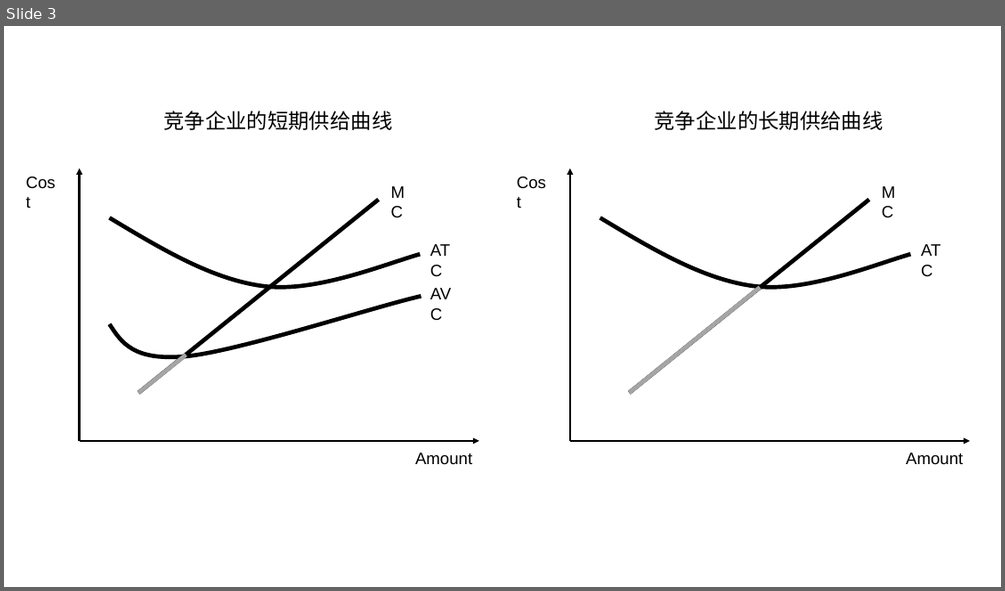
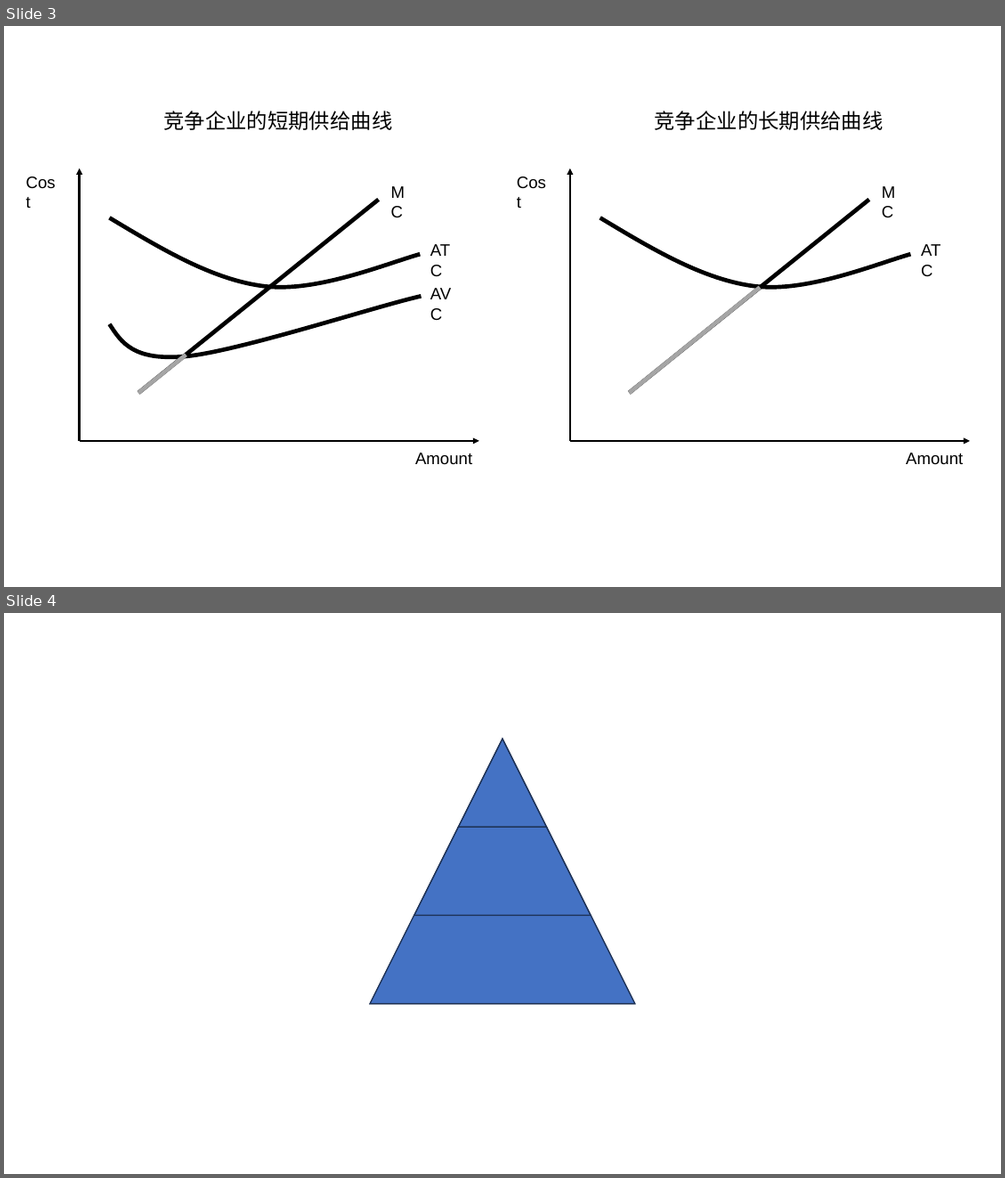
Before and after one commit to Yin-Freedom/mental-models, a slide deck: pictures/picture.pptx. Shown one above the other, each under a label of ours: slide 3 before the commit, slides 3 and 4 after it. The pictures are 1005x591 and 1005x1178 pixels, drawn with LibreOffice and Linux fonts; fonts in the diff are those of the drawing. Boxes give left, top, right and bottom in pixels: in the first picture for what was removed or moved away, otherwise in the second. Text is boxed around its words. In the diff, an @@ line names an element or a change of style, - is before the commit and + after.

```diff
--- a/pictures/picture.pptx
+++ b/pictures/picture.pptx
@@ slide 4 added at bbox=[4, 613, 1001, 1174], background #FFFFFF @@
@@ triangle added at bbox=[371, 738, 635, 1004], outline #1E3256 1 pt @@
@@ triangle added at bbox=[459, 738, 547, 827], fill #4472C4, outline #1E3256 1 pt @@
@@ trapezoid added at bbox=[414, 827, 591, 915], fill #4472C4, outline #1E3256 1 pt @@
@@ trapezoid added at bbox=[371, 915, 635, 1004], fill #4472C4, outline #1E3256 1 pt @@
```
Also in this commit, not shown: 1 other slide added, 2 other files.
